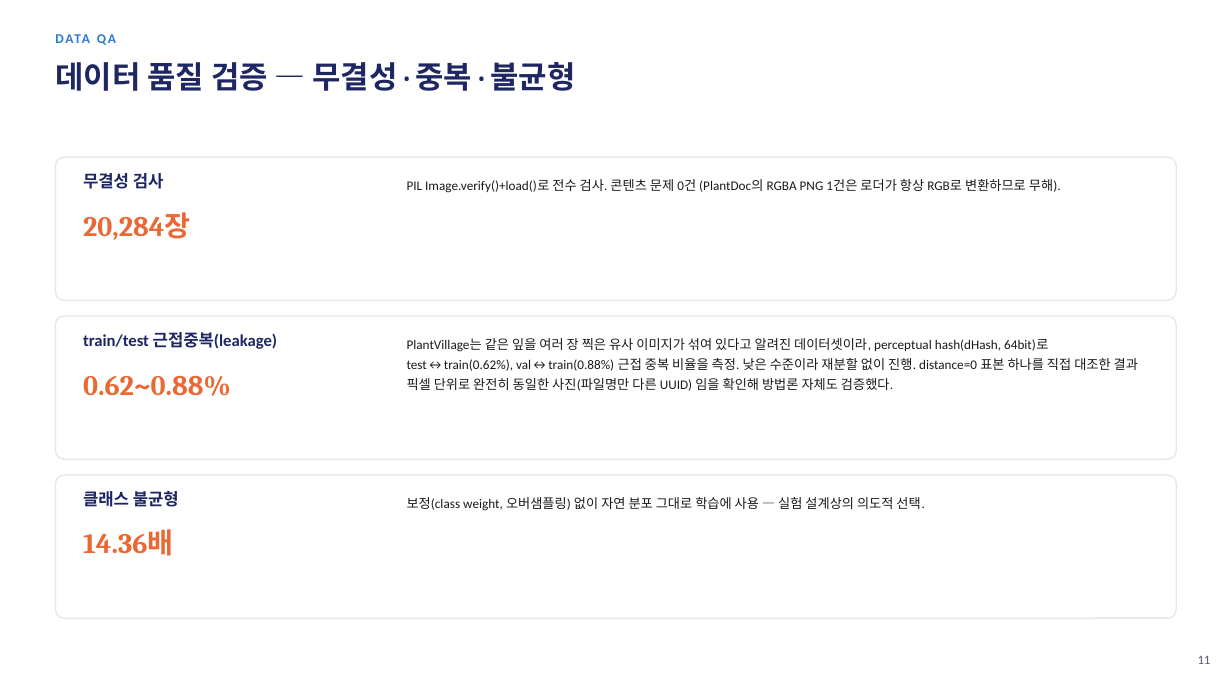
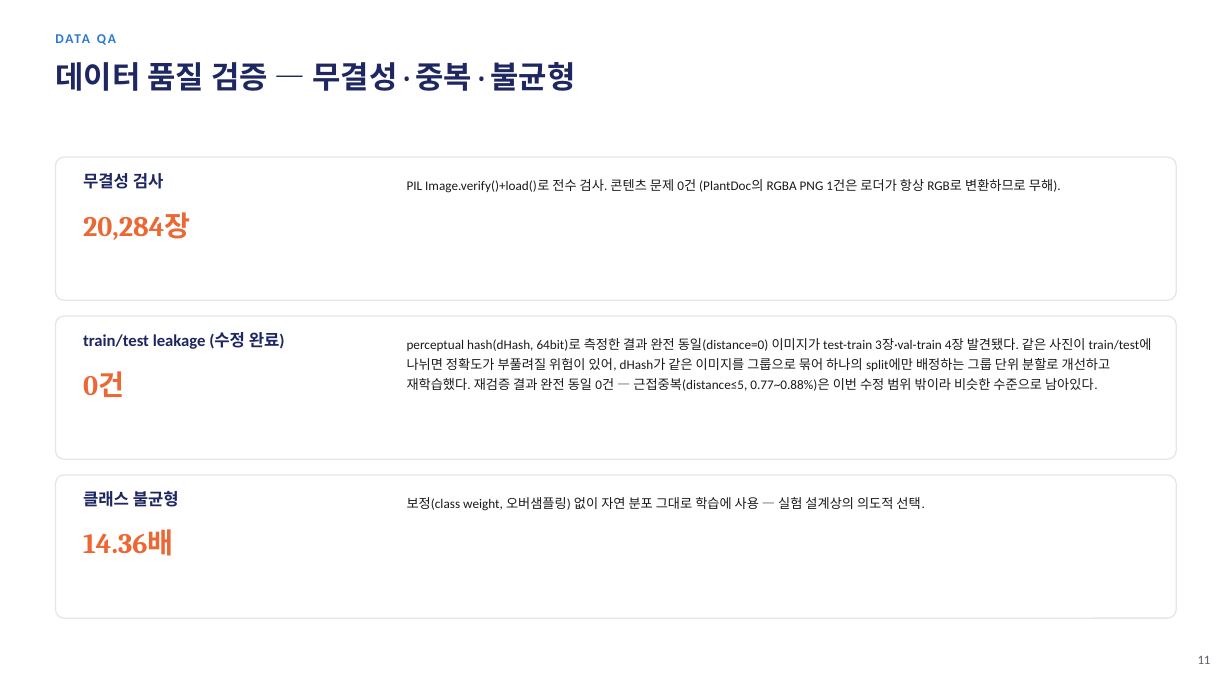
Before and after one commit to sara0813/tomato-disease-v2, a slide deck: slide 12 of docs/CNN_토마토_병해분류_V2_진행보고.pptx. Drawn at 1232x693 pixels with LibreOffice and Linux fonts; fonts in the diff are those of the drawing. Boxes give left, top, right and bottom in pixels: in the first picture for what was removed or moved away, otherwise in the second. Text is boxed around its words. In the diff, an @@ line names an element or a change of style, - is before the commit and + after.

```diff
--- a/docs/CNN_토마토_병해분류_V2_진행보고.pptx
+++ b/docs/CNN_토마토_병해분류_V2_진행보고.pptx
@@ text at bbox=[83, 332, 285, 349]: text changed @@
-train/test 근접중복(leakage)
+train/test leakage (수정 완료)
@@ text at bbox=[407, 338, 1152, 391]: text changed @@
-PlantVillage는 같은 잎을 여러 장 찍은 유사 이미지가 섞여 있다고 알려진 데이터셋이라, perceptual hash(dHash, 64bit)로 test↔train(0.62%), val↔train(0.88%) 근접 중복 비율을 측정. 낮은 수준이라 재분할 없이 진행. distance=0 표본 하나를 직접 대조한 결과 픽셀 단위로 완전히 동일한 사진(파일명만 다른 UUID) 임을 확인해 방법론 자체도 검증했다.
+perceptual hash(dHash, 64bit)로 측정한 결과 완전 동일(distance=0) 이미지가 test-train 3장·val-train 4장 발견됐다. 같은 사진이 train/test에 나뉘면 정확도가 부풀려질 위험이 있어, dHash가 같은 이미지를 그룹으로 묶어 하나의 split에만 배정하는 그룹 단위 분할로 개선하고 재학습했다. 재검증 결과 완전 동일 0건 — 근접중복(distance≤5, 0.77~0.88%)은 이번 수정 범위 밖이라 비슷한 수준으로 남아있다.
@@ text at bbox=[83, 371, 124, 397]: text changed @@
-0.62~0.88%
+0건
```
Also in this commit, not shown: 10 other slides changed, 1 other file.
